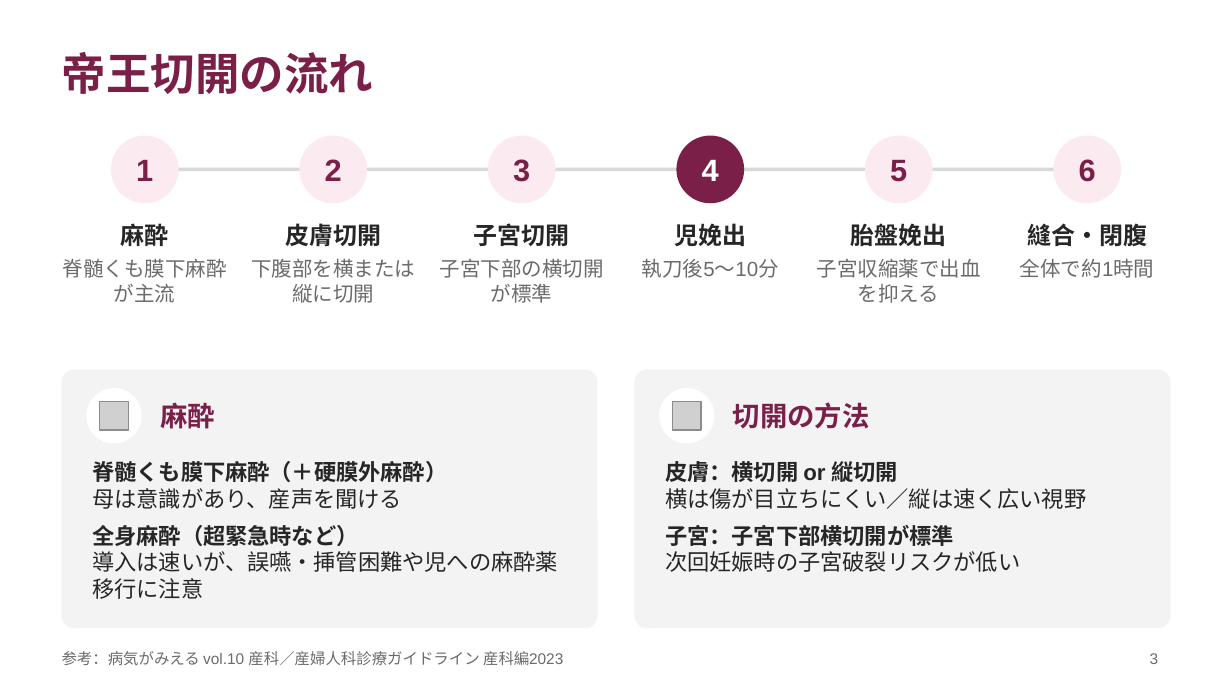
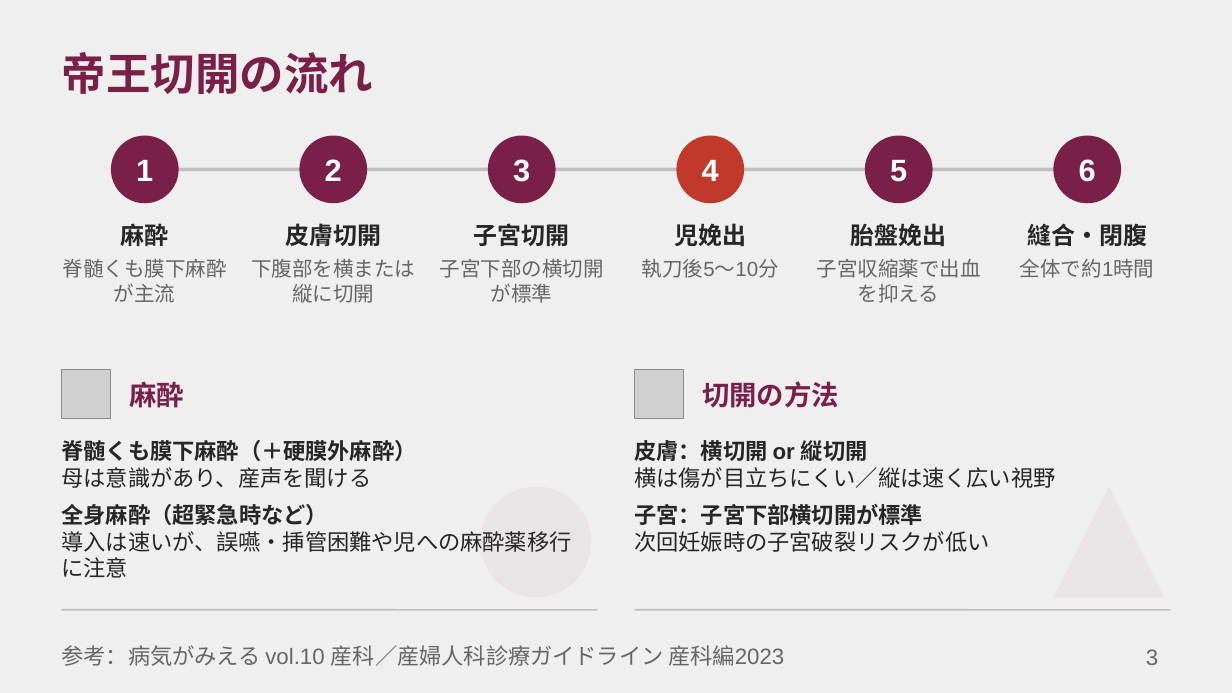
Before and after one commit to TNagate/boat-notify-render, a slide deck: slide 3 of slides/⑤帝王切開.pptx. Drawn at 1232x693 pixels with LibreOffice and Linux fonts; fonts in the diff are those of the drawing; grey boxes stand for pictures. Boxes give left, top, right and bottom in pixels: in the first picture for what was removed or moved away, otherwise in the second. Text is boxed around its words. In the diff, an @@ line names an element or a change of style, - is before the commit and + after.

```diff
--- a/slides/⑤帝王切開.pptx
+++ b/slides/⑤帝王切開.pptx
@@ background #FFFFFF to #EFEFEF @@
@@ ellipse at bbox=[676, 136, 744, 203]: fill #7A2048 to #C0392B @@
@@ text colour #7A2048 to #FFFFFF in 5 elements at bbox=[136, 159, 153, 181], bbox=[325, 159, 342, 181], bbox=[513, 159, 530, 182], bbox=[890, 159, 907, 182], bbox=[1079, 159, 1096, 182] @@
@@ fill #FBEAF0 to #7A2048 in 5 elements at bbox=[111, 136, 179, 203], bbox=[299, 136, 367, 203], bbox=[488, 136, 556, 203], bbox=[865, 136, 933, 203], bbox=[1053, 136, 1121, 203] @@
@@ line (145, 170) - (1087, 170): stroke #D9D9D9 2 pt to #BFBFBF 2 pt @@
@@ text colour #6B6B6B to #666666 in 6 elements at bbox=[63, 259, 227, 303], bbox=[251, 259, 415, 303], bbox=[440, 259, 604, 303], bbox=[642, 259, 779, 278], bbox=[817, 259, 981, 303], bbox=[1020, 259, 1155, 278] @@
@@ picture: place and size @@
-picture at bbox=[100, 402, 128, 430]
+picture at bbox=[62, 370, 111, 419]
@@ rounded rectangle removed at bbox=[62, 370, 598, 628] @@
@@ ellipse removed at bbox=[86, 388, 142, 444] @@
@@ text "麻酔": place and size @@
-text "麻酔" at bbox=[160, 403, 215, 429]
+text "麻酔" at bbox=[129, 382, 184, 408]
@@ picture: place and size @@
-picture at bbox=[673, 402, 701, 430]
+picture at bbox=[634, 370, 684, 419]
@@ rounded rectangle removed at bbox=[634, 370, 1170, 628] @@
@@ ellipse removed at bbox=[659, 388, 715, 444] @@
@@ text "切開の方法": place and size @@
-text "切開の方法" at bbox=[733, 402, 869, 429]
+text "切開の方法" at bbox=[702, 381, 838, 408]
@@ text "脊髄くも膜下麻酔（＋硬膜外麻酔）" rewrapped from bbox=[92, 461, 558, 599] to bbox=[62, 440, 572, 578] @@
@@ text "皮膚：横切開 or 縦切開": place and size @@
-text "皮膚：横切開 or 縦切開" at bbox=[665, 461, 1086, 572]
+text "皮膚：横切開 or 縦切開" at bbox=[634, 440, 1055, 552]
@@ ellipse added at bbox=[480, 487, 591, 598], fill #7A2048 at 5% opacity @@
@@ triangle added at bbox=[1053, 487, 1164, 598], fill #7A2048 at 5% opacity @@
@@ line added from (62, 610) to (598, 610), #BFBFBF 1 pt @@
@@ line added from (634, 610) to (1170, 610), #BFBFBF 1 pt @@
@@ text "参考：病気がみえる vol.10 産科／産婦人科診療ガイドライン 産科編2023" at bbox=[62, 645, 785, 666]: size 9 to 13 pt, text colour #6B6B6B to #666666 @@
@@ page number at bbox=[1146, 649, 1158, 665]: size 9 to 13 pt, text colour #6B6B6B to #666666 @@
```
Also in this commit, not shown: 4 other slides changed.
